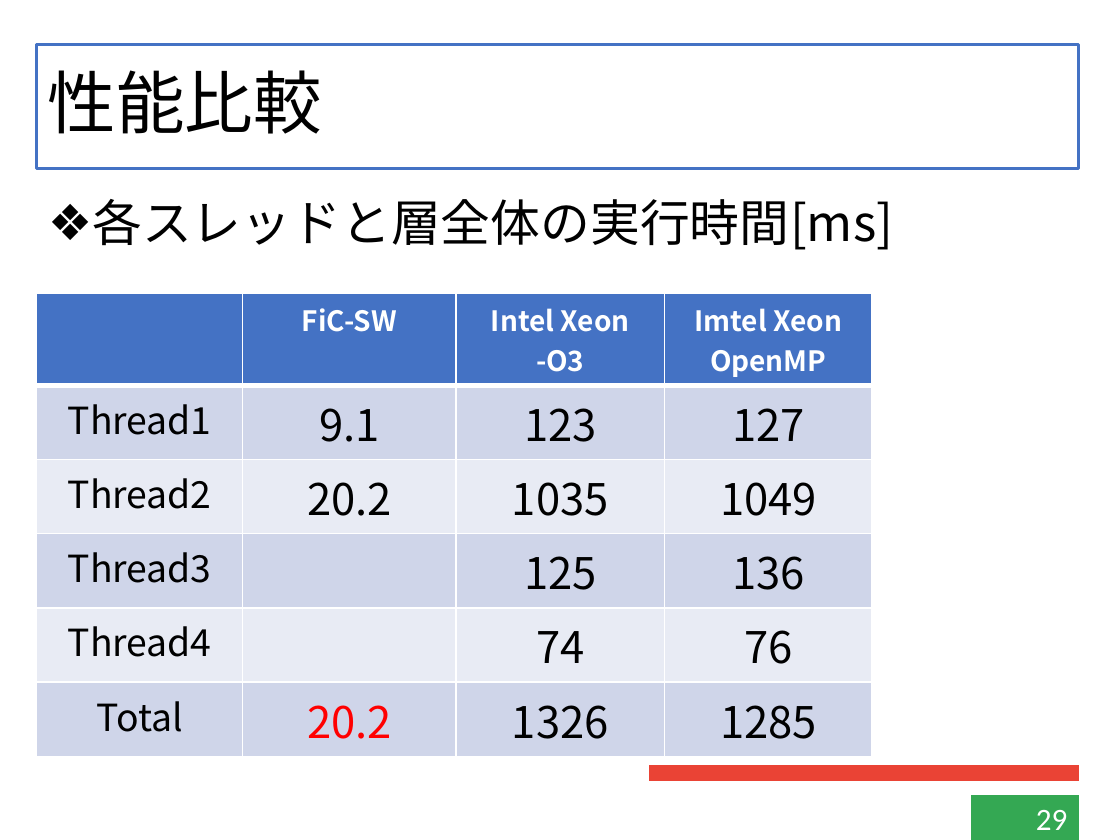
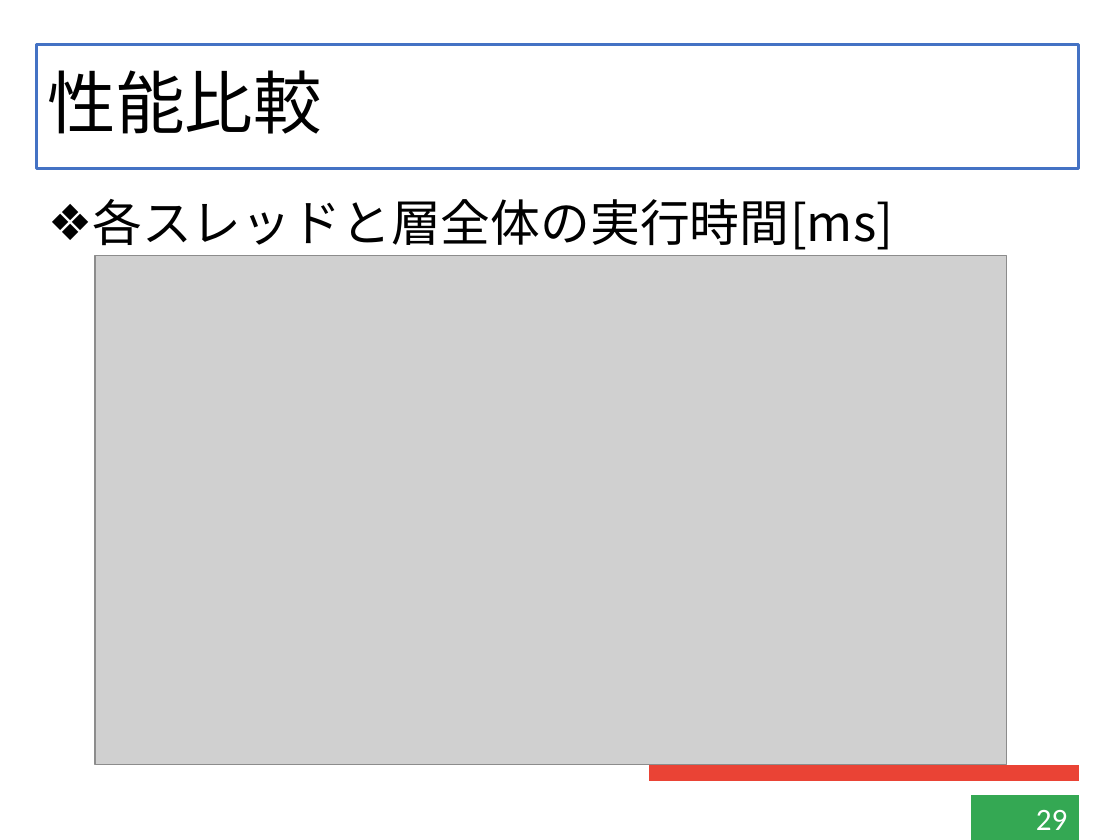
Before and after one commit to kensuke-iizuka/thesis, a slide deck: slide 29 of slide/graduate.pptx. Drawn at 1120x840 pixels with LibreOffice and Linux fonts; fonts in the diff are those of the drawing; grey boxes stand for pictures. Boxes give left, top, right and bottom in pixels: in the first picture for what was removed or moved away, otherwise in the second. Text is boxed around its words. In the diff, an @@ line names an element or a change of style, - is before the commit and + after.

```diff
--- a/slide/graduate.pptx
+++ b/slide/graduate.pptx
@@ picture added at <box>95,255,1007,765</box> @@
@@ table removed at <box>37,293,871,743</box>, 6 rows, 4 columns @@
- | FiC-SW | Intel Xeon / -O3 | Imtel Xeon / OpenMP
-Thread1 | 9.1 | 123 | 127
-Thread2 | 20.2 | 1035 | 1049
-Thread3 |  | 125 | 136
-Thread4 |  | 74 | 76
-Total | 20.2 | 1326 | 1285
```
Also in this commit, not shown: 3 other slides changed, 1 slide added, 2 slides removed, 3 other files.
